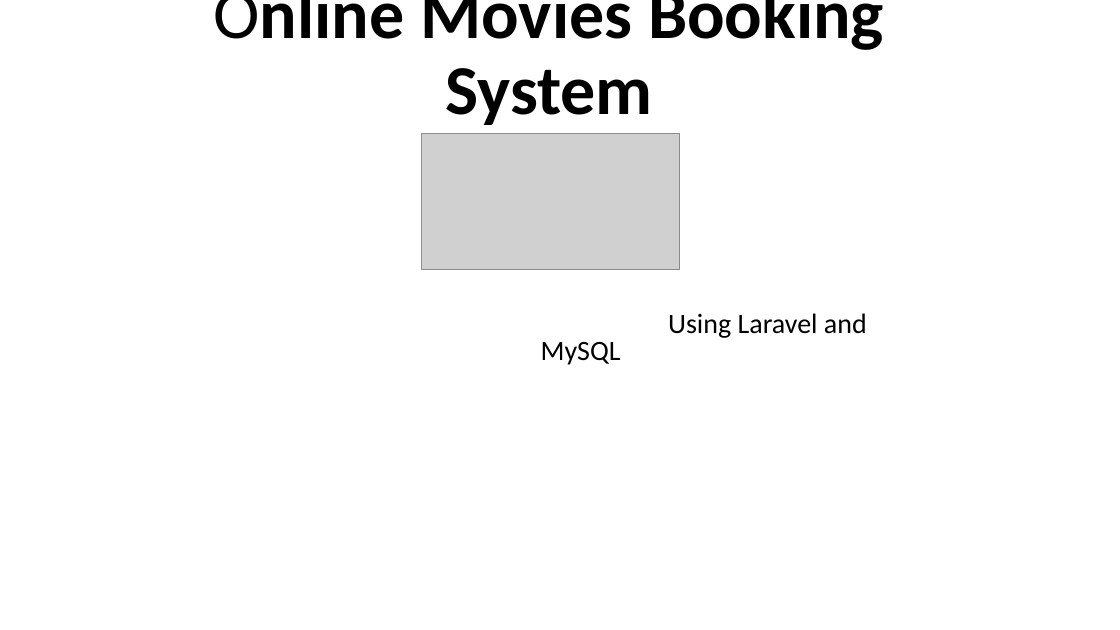
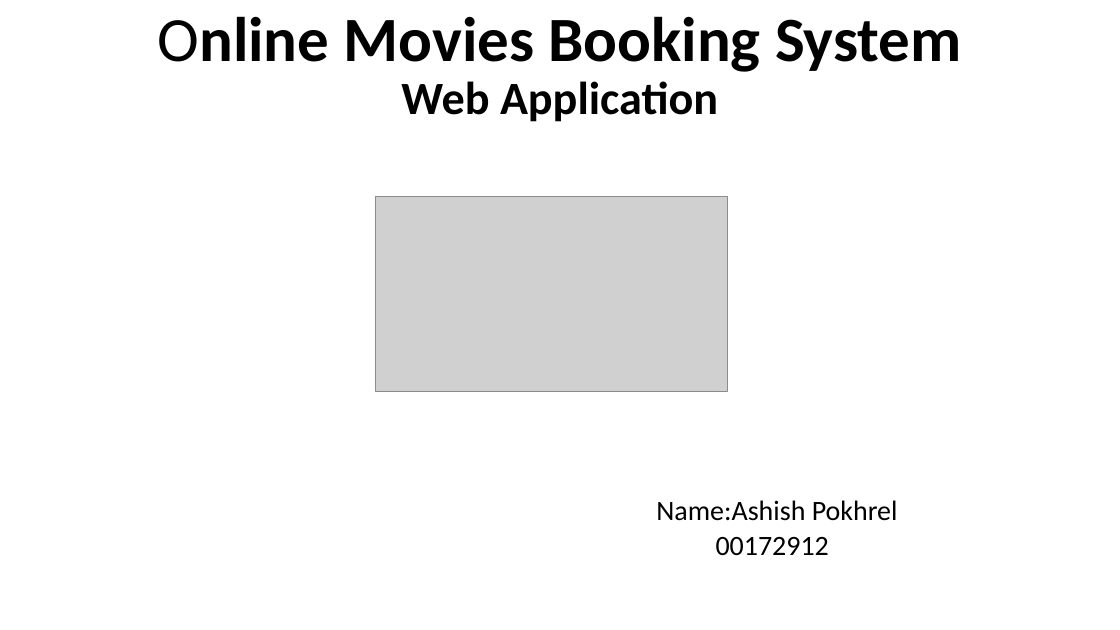
Before and after one commit to ashishpokhrel123/MoviesBookingSystem, a slide deck: slide 1 of Final Report/Online Movies Booking System.pptx. Drawn at 1120x630 pixels with LibreOffice and Linux fonts; fonts in the diff are those of the drawing; grey boxes stand for pictures. Boxes give left, top, right and bottom in pixels: in the first picture for what was removed or moved away, otherwise in the second. Text is boxed around its words. In the diff, an @@ line names an element or a change of style, - is before the commit and + after.

Commit message:
Movies update and footer design

```diff
--- a/Final Report/Online Movies Booking System.pptx
+++ b/Final Report/Online Movies Booking System.pptx
@@ title at (158,16,962,122): text changed; size 60 to 54 pt @@
-Online Movies Booking System
+Online Movies Booking System
+Web Application
@@ picture: place and size @@
-picture at (422,134,680,270)
+picture at (376,197,728,391)
@@ subtitle removed at (668,313,867,338) @@
-Using Laravel and MySQL
@@ subtitle added at (656,500,898,556), 24 pt, text #000000 @@
+Name:Ashish Pokhrel
+00172912
```
Also in this commit, not shown: 1 other slide changed, 26 other files.
